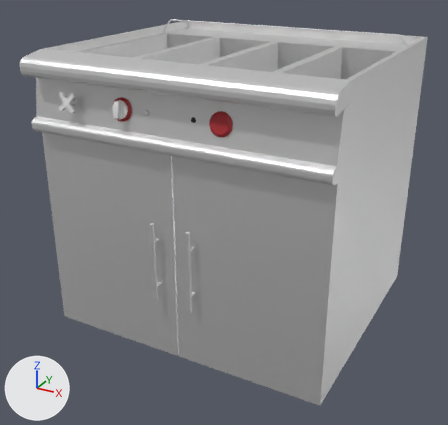
An edit to the FBX model Assets/Meshes/FryStation_Visual.fbx, drawn before and after from the same camera.
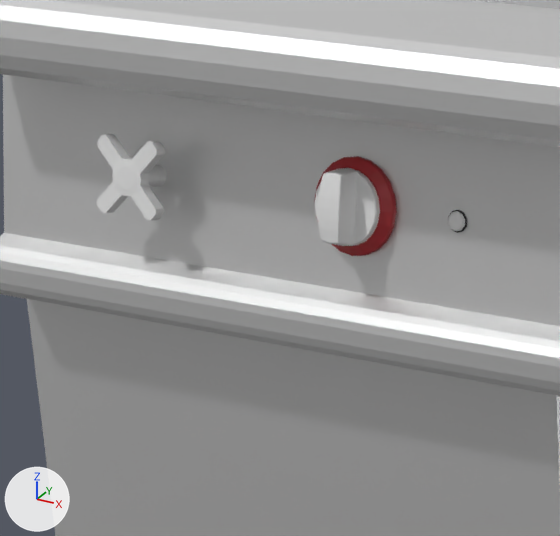
Each version is shown whole from a 50 mm lens placed at (0.883, -1.745, 1.244), pointed at (-0.027, -0.091, 0.417), then close up on the part from 8% to 38% of the width and 14% to 45% of the height. The lights are fixed; the arrows at lower left show +X, +Y and +Z. Where no turn or scale is listed for an object, it has been applied to the vertices.

The first close-up shows 'FryBody', 'FryKnob', 'FrySignal', 'FryValve'.
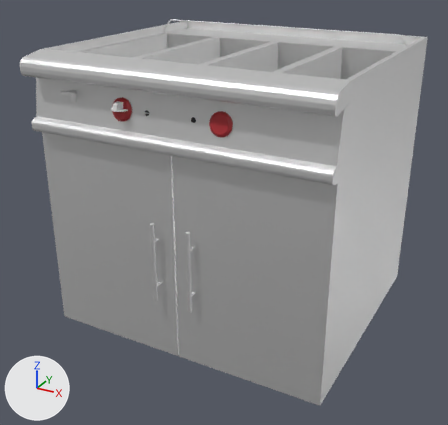
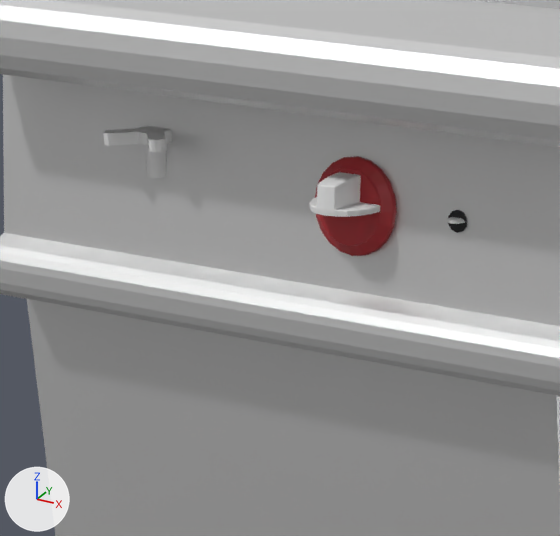
Pixel boxes [x1, y1, x2, y2] of what changed, in the close-ups (560 x 536 px):
'FryValve', turned
    before: [97, 134, 166, 220]
    after: [103, 126, 172, 178]
'FryKnob', turned
    before: [315, 168, 380, 246]
    after: [309, 172, 381, 217]
'FrySignal', turned
    before: [448, 211, 465, 231]
    after: [447, 217, 465, 224]

The change in detail:
Object 'FryKnob' (ob_fryknob) turns from (171, 0, 0) to (90, 0, 0) degrees about x, y and z.
Object 'FryValve' (ob_fryvalve) turns from (171, 0, 0) to (90, 0, 0) degrees about x, y and z.
Object 'FrySignal' (ob_frysignal) turns from (171, 0, 0) to (90, 0, 0) degrees about x, y and z.
